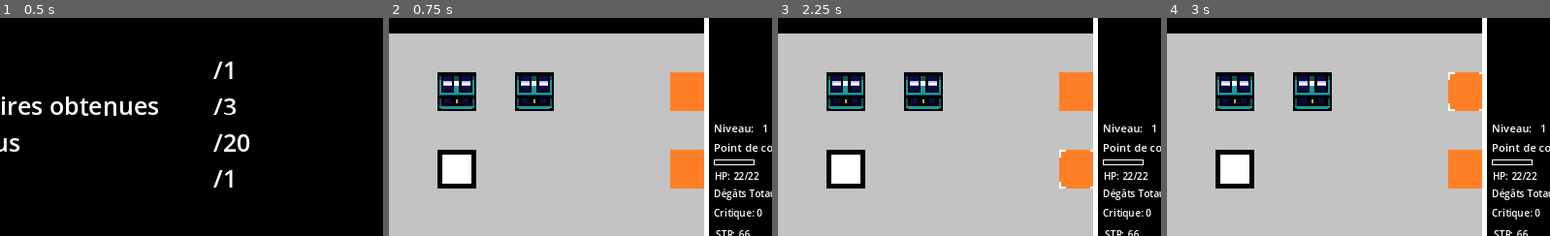
Above: before the commit, frames 1-4 (left to right).
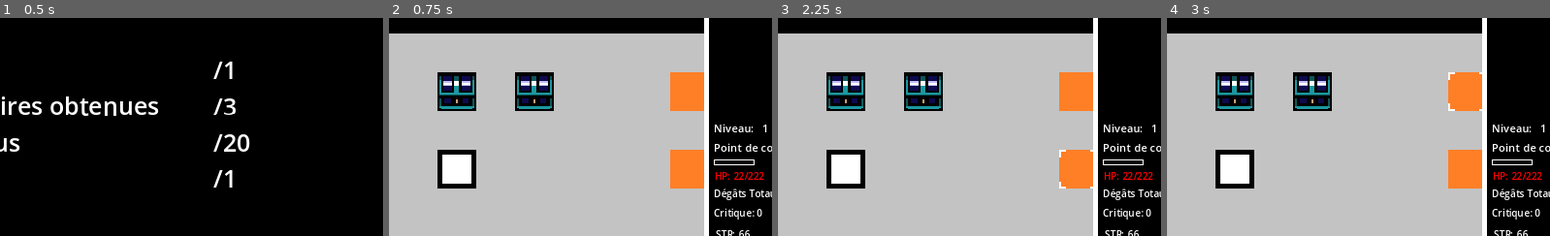
Above: after the commit, the same moments.

Repository: Deklou/Donjon_Not_Finale
Game: Godot game, scene res://root.tscn
Same seed, same stepped clock (60 frames per second), same inputs: the game is played once before the commit and once after it.
Inputs (mouse positions are % of the whole screen's width and height, from its top left):
- Up to frame 1 (0.5 s): no input
- Up to frame 2 (0.75 s): click "Commencer" at 0.5 s
- Up to frame 3 (2.25 s): click "Attaquer" at 1.25 s; tap Enter at 2 s; drag from (80, 50) to (14, 32) at 2.02 s
- Up to frame 4 (3 s): tap Space at 2.75 s; drag from (80, 32) to (14, 32) at 2.77 s
The pictures show only the part of the screen within x 41-91%, y 15-65%; the shares and areas given below are measured in that part.

Frame 1 is identical in both runs. In frame 2, 0.3% of the frame differs, in the area x 85-98%, y 70-75%; in frame 3, 0.3%; in frame 4, 0.3%.

Commit message:
update logs

Diff:
--- a/Autoload/Game_Data.gd
+++ b/Autoload/Game_Data.gd
@@ -5,7 +5,7 @@
 
 #variables de base du joueur
 
-var player_MAX_HP : int = 22 #Limite haute des points de vie
+var player_MAX_HP : int = 222 #Limite haute des points de vie
 var player_HP : int = 22 #valeur qui peut varier entre 0 et les points de vie maximals
 var player_STR : int = 66 #Nombre de points de vie qu'on retire à la cible
 var player_DEX : float = 5 #Valeur qui conditionne les dégâts critiques et aux dégâts/activation de certaines techniques
@@ -104,7 +104,7 @@
 	################## Objets de Soins ##################
 
 	"Pain":{ #On peut accéder aux différentes informations de l'objet grâce à Item[item_name].nom_de_l_information
-	"Type" : "Item",
+	"Type" : "Consumable",
 	"Sous_Type":"Soin" ,
 	"Name" : "Pain",
 	"Description" : "Du pain. Rend 15 PV",
@@ -113,7 +113,7 @@
 	"Cost": 0
 	}
 	,"Pain rassis":{
-	"Type" : "Item",
+	"Type" : "Consumable",
 	"Sous_Type":"Soin" ,
 	"Name" : "Pain rassis",
 	"Description" : "Pain rassis. il est dans un\nétat lamentable.\nRend 5 PV",
@@ -125,7 +125,7 @@
 	################## Objets de Buff ##################
 
 	,"buff_attaque":{
-	"Type" : "Item",
+	"Type" : "Consumable",
 	"Sous_Type":"Buff" ,
 	"Name" : "",
 	"Description" : "STR +2 jsuqu'à la fin du combat",
@@ -134,7 +134,7 @@
 	"Cost": 0
 	}
 	,"buff_defense":{
-	"Type" : "Item",
+	"Type" : "Consumable",
 	"Sous_Type":"Buff" ,
 	"Name" : "",
 	"Description" : "DEF +2 jsuqu'à la fin du combat",
--- a/Autoload/Inventory.gd
+++ b/Autoload/Inventory.gd
@@ -13,7 +13,7 @@
 func _remove_item(item_name): #jeter un item de l'inventaire
 	if GameState.double_remove_call == false:
 		var index = inventory.find(item_name)
-		if GameData.Item[item_name].Type == "Item" and index >= 0: #si l'inventaire est vide, l'index renvoi -1
+		if GameData.Item[item_name].Type == "Consumable" and index >= 0: #si l'inventaire est vide, l'index renvoi -1
 			inventory.remove_at(index)
 		elif GameData.Item[item_name].Type == "Weapon": #Pour les armes, la fonction jeter a d'autre cas d'utilisations
 			if GameData.Item[item_name].Equiped == false:
@@ -26,12 +26,12 @@
 				GameState.weapon_equipped = false
 		GameState.double_remove_call = true
 	GameState.player_has_acted()
+	GameState.player_turn_end()
 	StatsSystem.update_stats()
-	GameState.player_turn_end()
 
 
 func _use_item(item_name): #utiliser un item.
-	if GameData.Item[item_name].Type == "Item": #Ici on ne s'intéresse qu'aux soins
+	if GameData.Item[item_name].Type == "Consumable": #Ici on ne s'intéresse qu'aux soins
 		GameData.player_HP_buffer = GameData.player_HP_buffer + GameData.Item[item_name].Value
 		if GameData.player_HP_buffer > GameData.player_MAX_HP_buffer:
 			GameData.player_HP_buffer = GameData.player_MAX_HP_buffer
--- a/Autoload/Logs.gd
+++ b/Autoload/Logs.gd
@@ -6,16 +6,12 @@
 #Script qui décrit le fonctionnement du système de log
 
 func _add_log(string):
-	logs.append(string)
-	if logs.size() >=1 : #si le tableau n'est pas vide
-		if logs.size() >=2: #si le tableau contient au moins deux logs
-			if string == logs[logs.size()-2]: #si deux entrées identiques se suivent
-				logs.remove_at(logs.size()-1) #on supprime le dernière entrée
-		update_logs.emit(logs) #dès qu'on ajoute une entrée, on envoi un signal vers l'interface (UI_logs)
-		await get_tree().create_timer(2.0).timeout
-		logs.remove_at(logs.size()-1) #on supprime les entrées au fur et à mesure
-		update_logs.emit(logs) #on update une nouvelle fois car l'entrée est supprimée (UI_logs)
-
+	logs.insert(0, string) # insère le log en première position
+	update_logs.emit(logs) #dès qu'on ajoute une entrée, on envoi un signal vers l'interface (UI_logs)
+	await get_tree().create_timer(4.0 + logs.size()).timeout
+	if logs.size() >=0:
+		logs.remove_at(logs.size()-1)
+		update_logs.emit(logs)
 
 func _log_entity_deal_damage(target_type: String, entity_name: String): #on appelle cette fonction quand une entité inflige des dégâts à une autre entité
 	if target_type == "Player":
@@ -31,7 +27,6 @@
 		Logs._add_log("SMAAAASH!!")
 		Logs._add_log("vous avez infligé\n" + str(max(1,GameData.player_MT*2 - GameData.enemy_stats[EntitiesState.enemy_id].DEF)) + " dégâts")
 
-
 func _log_item(action: String, item_name: String):
 	if action == "Already_Equiped":
 		Logs._add_log(GameState.weapon_equipped_name + " est déjà\néquipée")
--- /dev/null
+++ b/UI/Logs_Label.tscn
@@ -0,0 +1,20 @@
+[gd_scene load_steps=2 format=3 uid="uid://gykebj3y6qxs"]
+
+[ext_resource type="Texture2D" uid="uid://cjrdosbkwavwl" path="res://Sprites/UI_icon/hyphen.png" id="1_rj4pp"]
+
+[node name="Logs_Label" type="Label"]
+theme_override_font_sizes/font_size = 15
+
+[node name="Sprite_Hyphen" type="Sprite2D" parent="."]
+position = Vector2(-24, -4)
+texture = ExtResource("1_rj4pp")
+centered = false
+
+[node name="ColorRect" type="ColorRect" parent="."]
+visible = false
+layout_mode = 0
+offset_left = -16.0
+offset_top = -8.0
+offset_right = 196.0
+offset_bottom = 80.0
+color = Color(0, 0, 0, 1)
--- a/UI/UI_Inventory.gd
+++ b/UI/UI_Inventory.gd
@@ -47,7 +47,8 @@
 				throw_button.text = "Enlever"
 			else:
 				throw_button.text = "Jeter"
-		else: #dans tous les autres cas, les boutons sont dans un état normal
+		elif GameData.Item[item_name].Type == "Consumable": #dans tous les autres cas, les boutons sont dans un état normal
+			Logs._log_item("Description",item_name)
 			use_button.text = "Utiliser"
 			throw_button.text = "Jeter"
 
@@ -64,12 +65,9 @@
 			return
 		elif GameData.Item[item_name].Type == "Weapon" and GameState.weapon_equipped == true and GameState.weapon_equipped_name != item_name:
 			Inventory._exchange_item(item_name)
-		else:
-			Inventory._use_item(item_name)
-		if GameData.Item[item_name].Type == "Item":
+		elif GameData.Item[item_name].Type == "Consumable":
 			Inventory._use_item(item_name) #on utilise l'item
 			Inventory._remove_item(item_name) #on le retire de l'inventaire
-			update_inventory(Inventory.inventory) #au lieu de supprimer le noeud ici, on rappelle la focntion d'update de l'inventaire
 		item_button = null #par précaution de pas delete un bouton déjà supprimé
 		update_inventory(Inventory.inventory)
 		validation_node.visible = false #on cache le sous menu
--- a/UI/UI_logs.gd
+++ b/UI/UI_logs.gd
@@ -1,6 +1,6 @@
 extends ScrollContainer
 
-@onready var vbox_node = $VBoxContainer
+@onready var vbox_node = $HBoxContainer/VBoxContainer
 
 func _ready():
 	Logs.update_logs.connect(update_logs)
@@ -9,6 +9,6 @@
 	for child in vbox_node.get_children(): #on supprimer tous les enfants et on les recrée en fonction de ce qu'il y a dans le tableau logs
 		child.queue_free()
 	for entry in logs:
-		var label = Label.new()
+		var label = preload("res://UI/Logs_Label.tscn").instantiate()
 		label.text = entry
 		vbox_node.add_child(label)
--- a/UI/user_interface.gd
+++ b/UI/user_interface.gd
@@ -1,5 +1,4 @@
 extends CanvasLayer
-
 
 func _ready():
 	EntitiesState.hide_UI.connect(hide_UI)
--- a/UI/user_interface.tscn
+++ b/UI/user_interface.tscn
@@ -311,8 +311,16 @@
 offset_bottom = 296.0
 script = ExtResource("4_wenhx")
 
-[node name="VBoxContainer" type="VBoxContainer" parent="MarginContainer_left/white_bg_left/interface_left/UI_logs"]
-layout_mode = 2
+[node name="HBoxContainer" type="HBoxContainer" parent="MarginContainer_left/white_bg_left/interface_left/UI_logs"]
+layout_mode = 2
+theme_override_constants/separation = 8
+
+[node name="Label" type="Label" parent="MarginContainer_left/white_bg_left/interface_left/UI_logs/HBoxContainer"]
+layout_mode = 2
+
+[node name="VBoxContainer" type="VBoxContainer" parent="MarginContainer_left/white_bg_left/interface_left/UI_logs/HBoxContainer"]
+layout_mode = 2
+theme_override_constants/separation = 17
 
 [node name="Enemy_Profil" type="Control" parent="MarginContainer_left/white_bg_left/interface_left"]
 visible = false
Binary file added: Sprites/UI_icon/hyphen.png
Not shown, added: Sprites/UI_icon/hyphen.png.import
